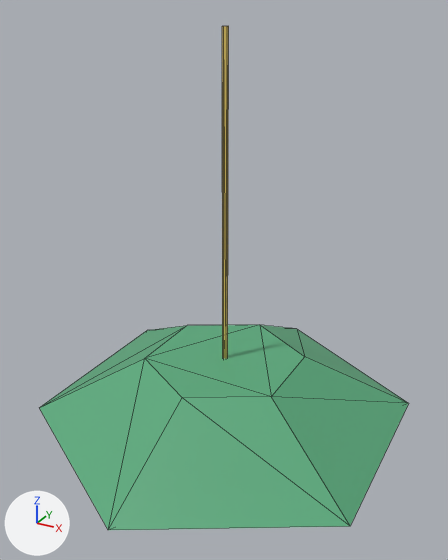
The glTF model assets/models/rubgame/rubgame_lamp.glb as it was, and as the next commit left it.
Camera for both pictures: a 50 mm lens placed at (0.809, -1.479, 3.043), pointed at (0.012, -0.029, 2.318). The lights are fixed; the arrows at lower left show +X, +Y and +Z. The older version comes first. Mesh edges are drawn as thin lines. Vertices at exactly the same position are counted once.

In view in the first picture: 'rubgame_lamp'.
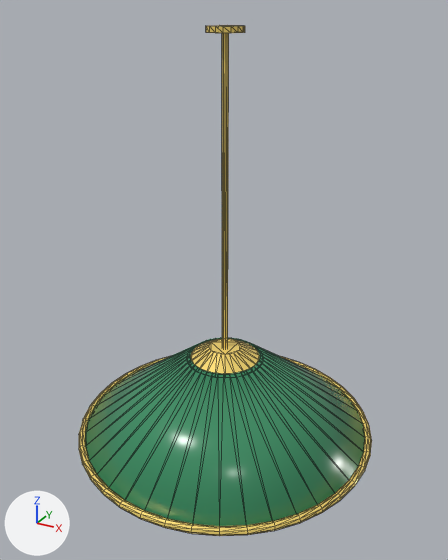
Location of each change, (x1, y1, x2, y2) in pixels of the pictures (448 x 560 px):
'rubgame_lamp', recoloured, surface changed, reshaped, moved (21% narrower): before (40, 26, 409, 530); after (79, 25, 372, 536)
part 1 of me_cylinder_007, added (yellow): after (222, 33, 229, 348)
part 2 of me_cylinder_007, added: after (206, 25, 245, 33)
part 3 of me_cylinder_007, added: after (79, 356, 372, 536)
part 4 of me_cylinder_007, added (yellow): after (191, 339, 260, 374)
part 5 of me_cylinder_007, rebuilt (24% narrower, 8% shorter): before (40, 325, 409, 530); after (85, 338, 365, 526)

The change in detail:
Material 'RubgameShade' (mat_rubgameshade) changes colour from green #59aa7c to green #388b61; in linear values from (0.1, 0.4, 0.2) to (0.04, 0.26, 0.12).
In material 'RubgameShade' (mat_rubgameshade), roughness goes from 0.5 to 0.25.
Material 'RubgameShadeInside' (mat_rubgameshadeinside) is new.
Its base color is (0.95, 0.93, 0.86) (white #f9f7ef).
Its roughness is 0.6.
me_cylinder_007 is used by ob_rubgame_lamp; location (0.0, 0.0, 2.5).
me_cylinder_007 had 48 vertices, 84 faces and spanned x -0.52..0.52, y -0.6..0.6, z -0.66..0.5.
me_cylinder_007 now has 746 vertices, 1472 faces and spans x -0.472..0.472, y -0.472..0.472, z -0.732..0.491.
me_cylinder_007 part 1: a new loose piece, an 8-sided cylinder along z spanning x -0.009..0.009, y -0.009..0.009, z -0.49..0.49, in mat_brass (yellow #ffdf76).
me_cylinder_007 part 2: a new loose piece, a 16-sided cylinder along z spanning x -0.05..0.05, y -0.05..0.05, z 0.476..0.491, in mat_brass (yellow #ffdf76).
me_cylinder_007 part 3: a new loose piece, a torus around z (ring radius 0.46, tube radius 0.012) spanning x -0.472..0.472, y -0.472..0.472, z -0.732..-0.708, in mat_brass (yellow #ffdf76).
me_cylinder_007 part 4: a new loose piece, a 24-sided cut cone along z (radius 0.12 at the low end, 0.05 at the high end) spanning x -0.12..0.12, y -0.12..0.12, z -0.47..-0.43, in mat_brass (yellow #ffdf76).
me_cylinder_007 part 5: the loose piece of 12 vertices spanning x -0.52..0.52, y -0.6..0.6, z -0.64..-0.46 is rebuilt with 160 vertices and now spans x -0.46..0.46, y -0.46..0.46, z -0.728..-0.46.
Other edits to the shape of me_cylinder_007 do not show in these pictures.
me_cylinder_007 gains material mat_rubgameshadeinside (white #f9f7ef).
Object 'rubgame_lamp' (ob_rubgame_lamp) moves from (0.0, 0.0, 2.5) to (0.0, 0.0, 2.51).
